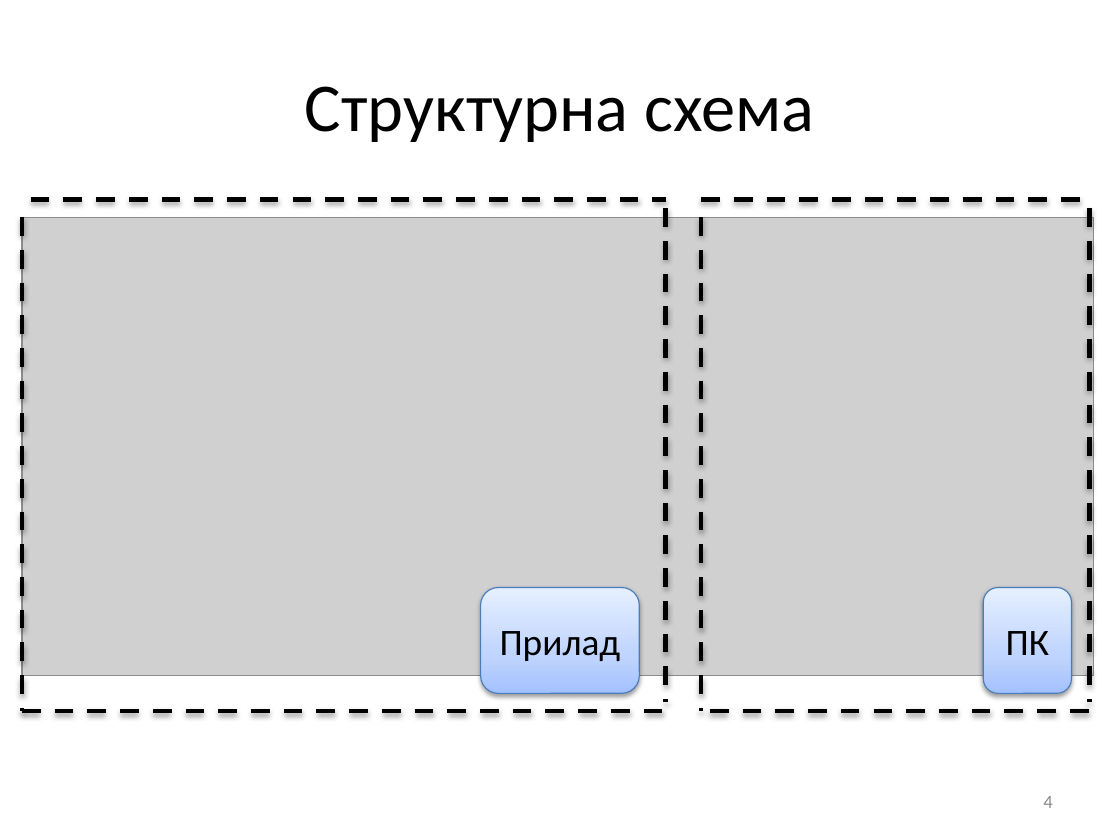
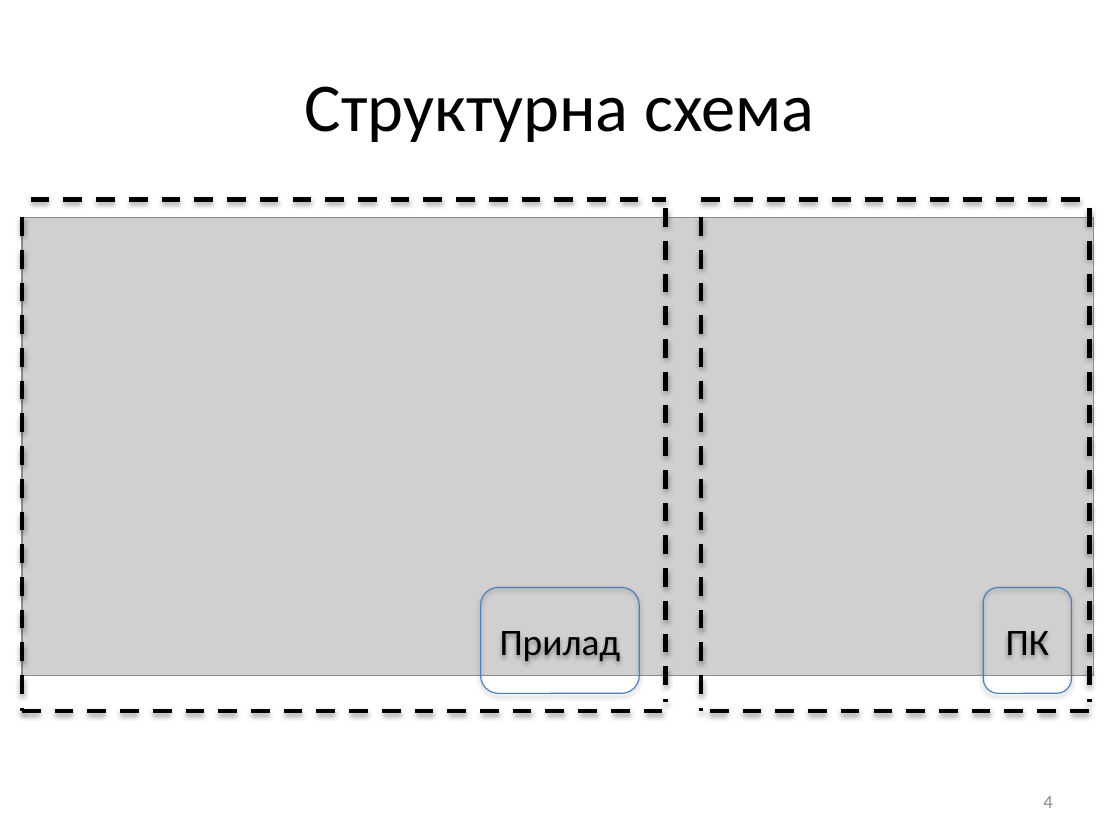
Before and after one commit to DoctorScrept/Temp, a slide deck: slide 4 of Report/DiplomReportPrint.pptx. Drawn at 1120x840 pixels with LibreOffice and Linux fonts; fonts in the diff are those of the drawing; grey boxes stand for pictures. Boxes give left, top, right and bottom in pixels: in the first picture for what was removed or moved away, otherwise in the second. Text is boxed around its words. In the diff, an @@ line names an element or a change of style, - is before the commit and + after.

```diff
--- a/Report/DiplomReportPrint.pptx
+++ b/Report/DiplomReportPrint.pptx
@@ rounded rectangle "Прилад" at [480, 588, 640, 693]: fill gradient #A4C4FF to #BFD4FF to #E6EEFF to none @@
@@ rounded rectangle "ПК" at [983, 588, 1072, 693]: fill gradient #A4C4FF to #BFD4FF to #E6EEFF to none @@
```
Also in this commit, not shown: 2 other slides changed, 1 other file.
